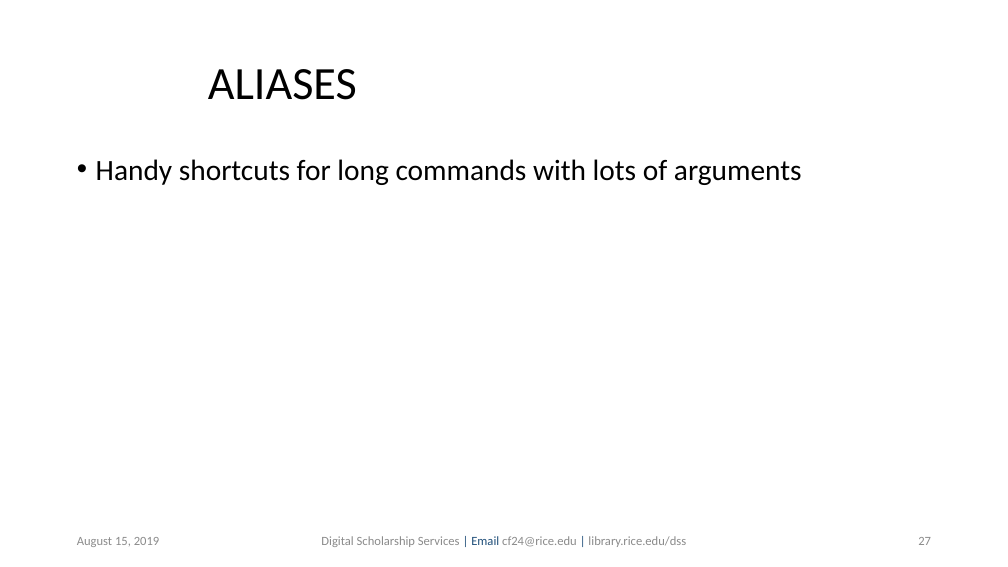
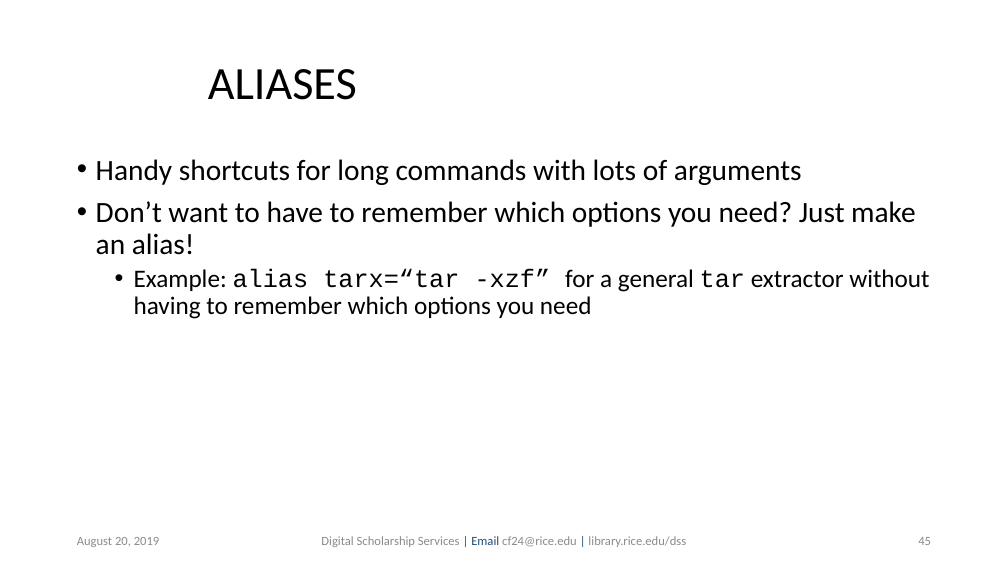
Before and after one commit to bakitybacon/rice-data-and-donuts, a slide deck: slide 45 of bash/Introduction to Bash.pptx (slide 27 before the commit). Drawn at 1008x567 pixels with LibreOffice and Linux fonts; fonts in the diff are those of the drawing; background and template pictures are left out. Boxes give left, top, right and bottom in pixels: in the first picture for what was removed or moved away, otherwise in the second. Text is boxed around its words. In the diff, an @@ line names an element or a change of style, - is before the commit and + after.

```diff
--- a/bash/Introduction to Bash.pptx
+++ b/bash/Introduction to Bash.pptx
@@ text at (x1=96, y1=201, x2=929, y2=319): paragraphs added @@
+• Don’t want to have to remember which options you need? Just make an alias!
+  • Example: alias tarx=“tar -xzf” for a general tar extractor without having to remember which options you need
@@ text at (x1=77, y1=537, x2=160, y2=547): text changed @@
-August 15, 2019
+August 20, 2019
@@ page number at (x1=918, y1=537, x2=931, y2=545): text changed @@
-27
+45
```
Also in this commit, not shown: 41 other slides changed, 6 slides added, 1 slide removed.
